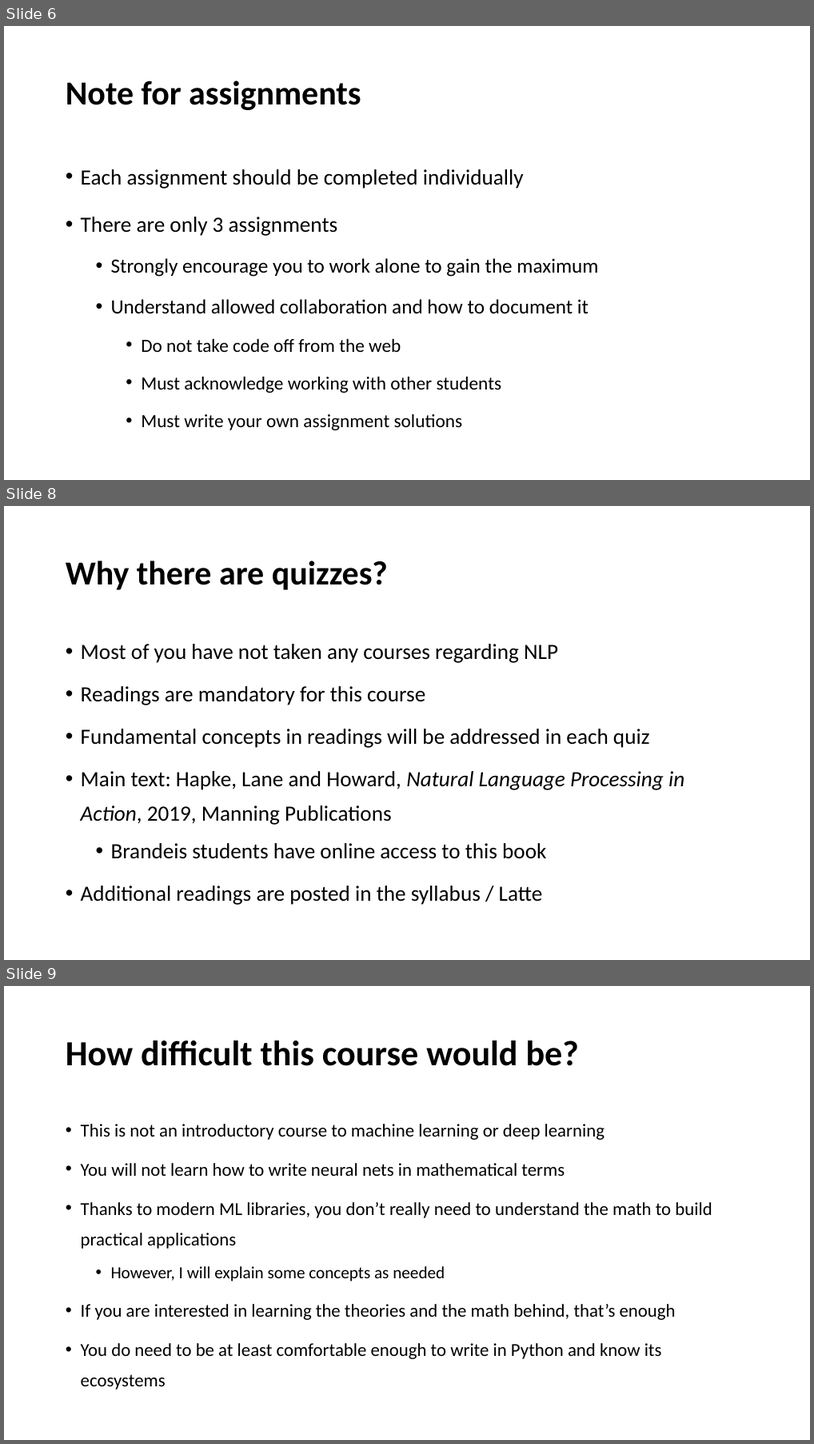
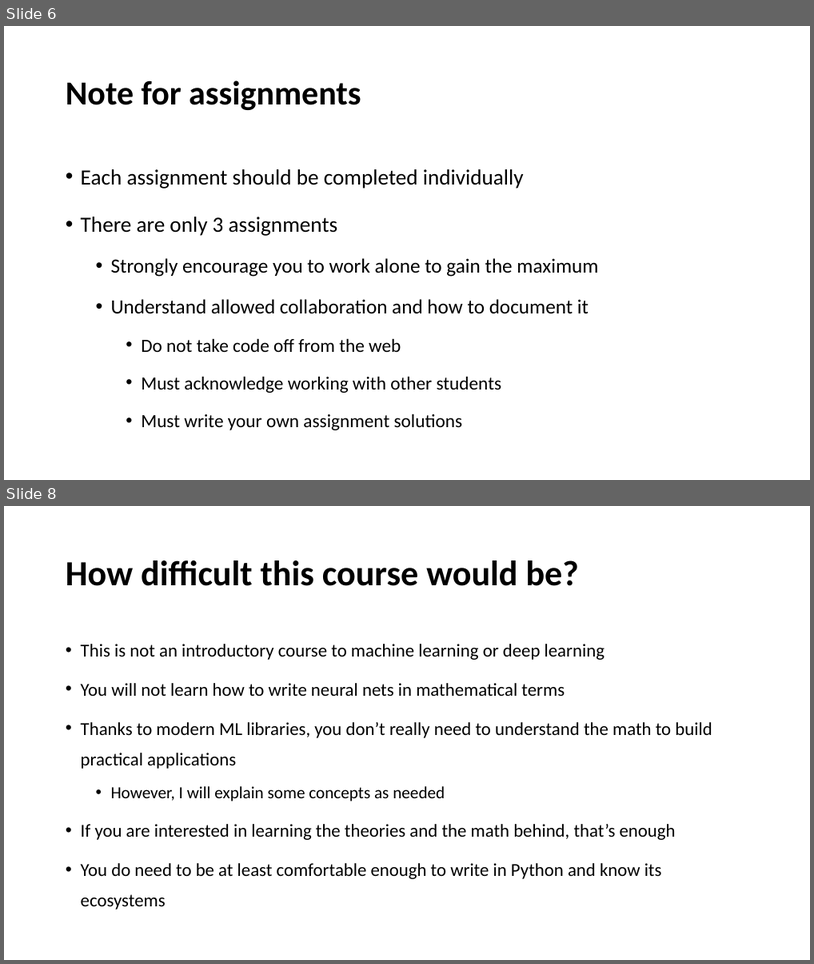
Before and after one commit to YeabinMoonEcon/BUS211, a slide deck: BUS243_NLP/lecture_notes/Lecture1.pptx. Shown one above the other, each under a label of ours: slides 6, 8 and 9 before the commit, slides 6 and 8 after it; the slides between them are not shown. The pictures are 814x1444 and 814x964 pixels, drawn with LibreOffice and Linux fonts; fonts in the diff are those of the drawing. Boxes give left, top, right and bottom in pixels: in the first picture for what was removed or moved away, otherwise in the second. Text is boxed around its words. In the diff, an @@ line names an element or a change of style, - is before the commit and + after.

```diff
--- a/BUS243_NLP/lecture_notes/Lecture1.pptx
+++ b/BUS243_NLP/lecture_notes/Lecture1.pptx
@@ slide 8 removed at (x1=4, y1=506, x2=810, y2=960), background #FFFFFF @@
@@ title removed at (x1=66, y1=560, x2=388, y2=590) @@
-Why there are quizzes?
@@ text removed at (x1=81, y1=644, x2=685, y2=904) @@
-• Most of you have not taken any courses regarding NLP
-• Readings are mandatory for this course
-• Fundamental concepts in readings will be addressed in each quiz
-• Main text: Hapke, Lane and Howard, Natural Language Processing in Action, 2019, Manning Publications
-  • Brandeis students have online access to this book
-• Additional readings are posted in the syllabus / Latte
@@ what was slide 9 is now slide 8 @@
```
Also in this commit, not shown: 2 slides changed, 4 other files.
